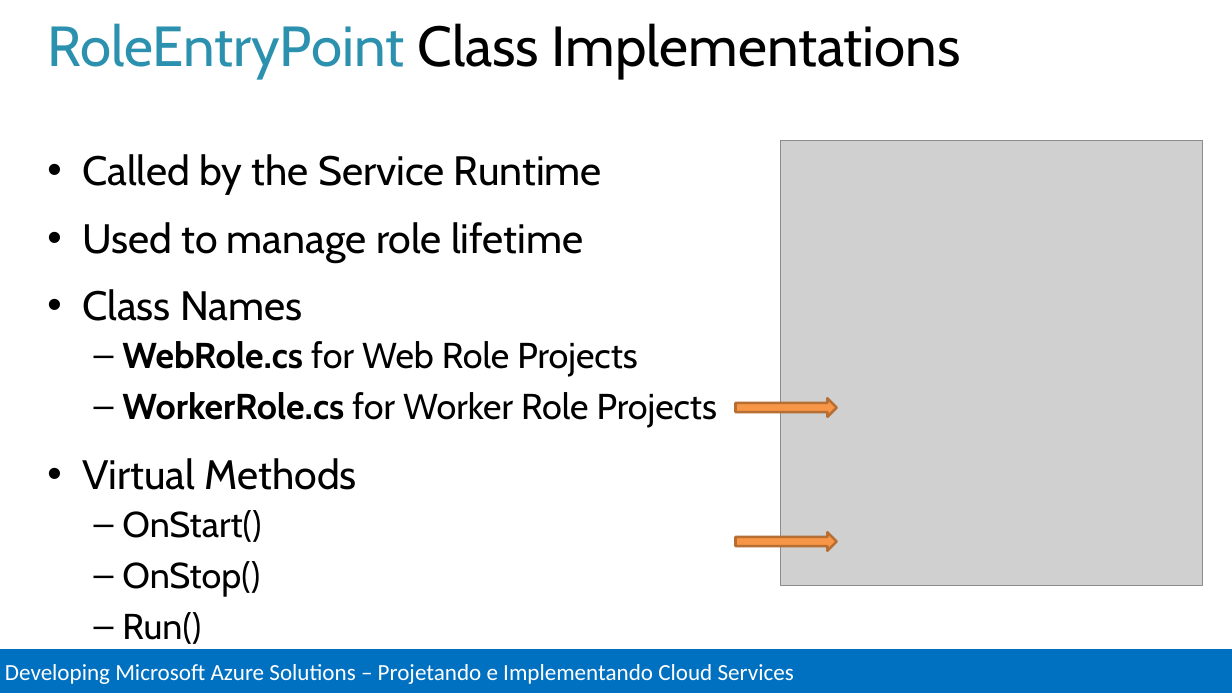
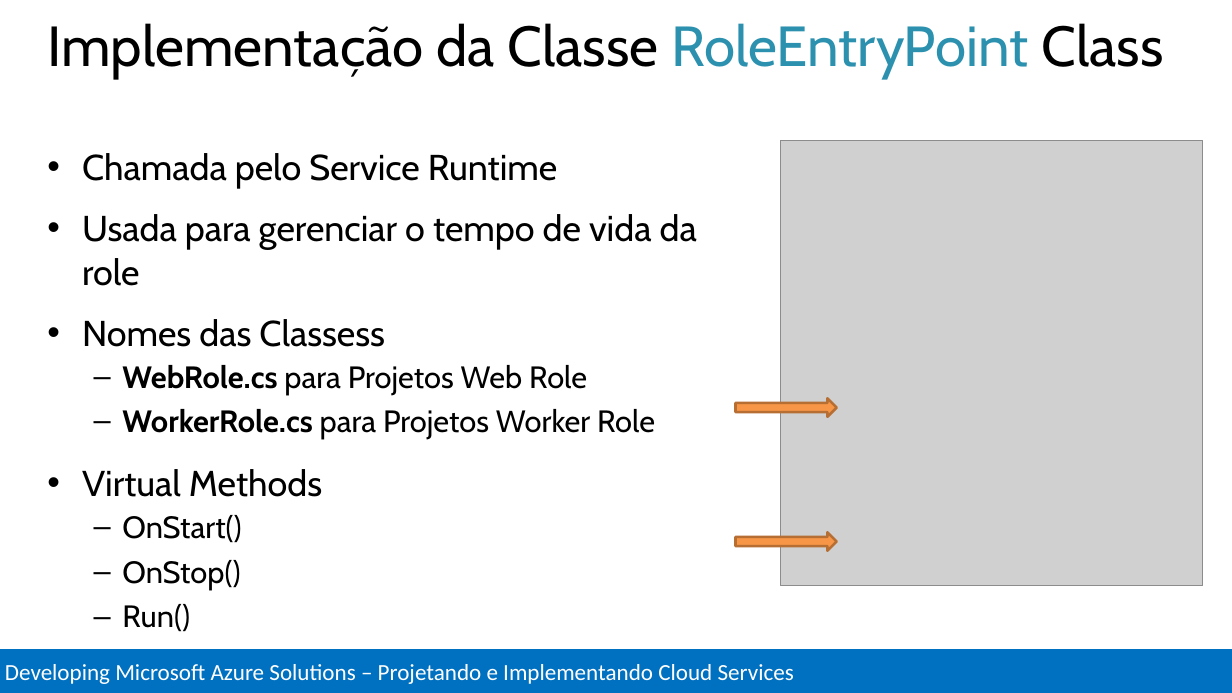
Before and after one commit to Evilazaro/MCSDAzureTraining, a slide deck: slide 24 of Design and Implement Cloud Services/Design and Implement Cloud Services.pptx. Drawn at 1232x693 pixels with LibreOffice and Linux fonts; fonts in the diff are those of the drawing; grey boxes stand for pictures. Boxes give left, top, right and bottom in pixels: in the first picture for what was removed or moved away, otherwise in the second. Text is boxed around its words. In the diff, an @@ line names an element or a change of style, - is before the commit and + after.

Commit message:
Tradução Parcial Desenvolvendo para Cloud Services parte 2

```diff
--- a/Design and Implement Cloud Services/Design and Implement Cloud Services.pptx
+++ b/Design and Implement Cloud Services/Design and Implement Cloud Services.pptx
@@ title at bbox=[48, 23, 1164, 79]: text changed @@
-RoleEntryPoint Class Implementations
+Implementação da Classe RoleEntryPoint Class
@@ text at bbox=[82, 153, 697, 439]: text changed @@
-• Called by the Service Runtime
-• Used to manage role lifetime
-• Class Names
-  – WebRole.cs for Web Role Projects
-  – WorkerRole.cs for Worker Role Projects
+• Chamada pelo Service Runtime
+• Usada para gerenciar o tempo de vida da role
+• Nomes das Classess
+  – WebRole.cs para Projetos Web Role
+  – WorkerRole.cs para Projetos Worker Role
@@ text at bbox=[82, 469, 322, 589]: size 32 to 28 pt in "Virtual Methods"; size 28 to 24 pt in "OnStart()", "OnStop()", "Run()" @@
```
Also in this commit, not shown: 4 other slides changed.
